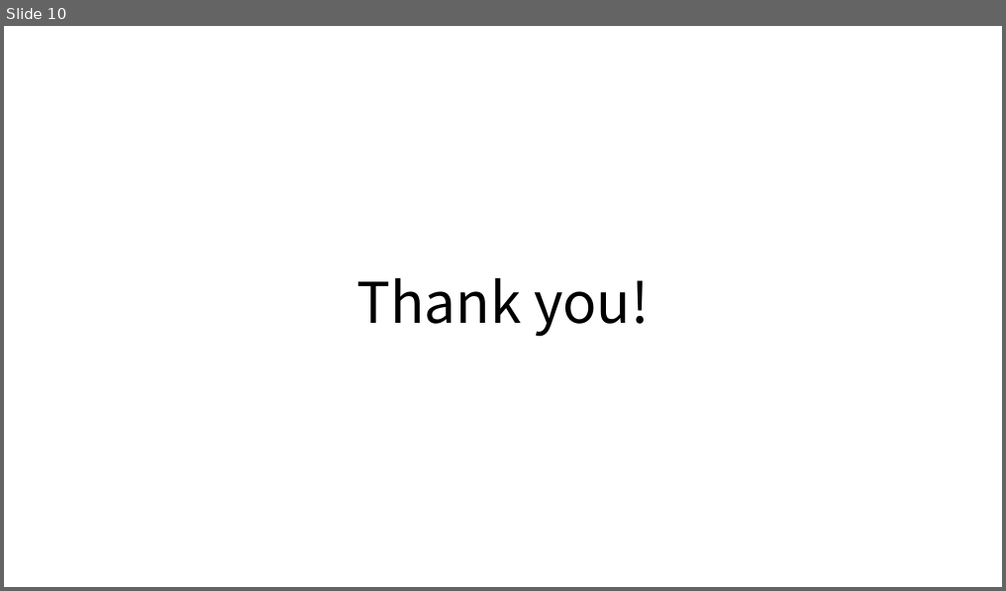
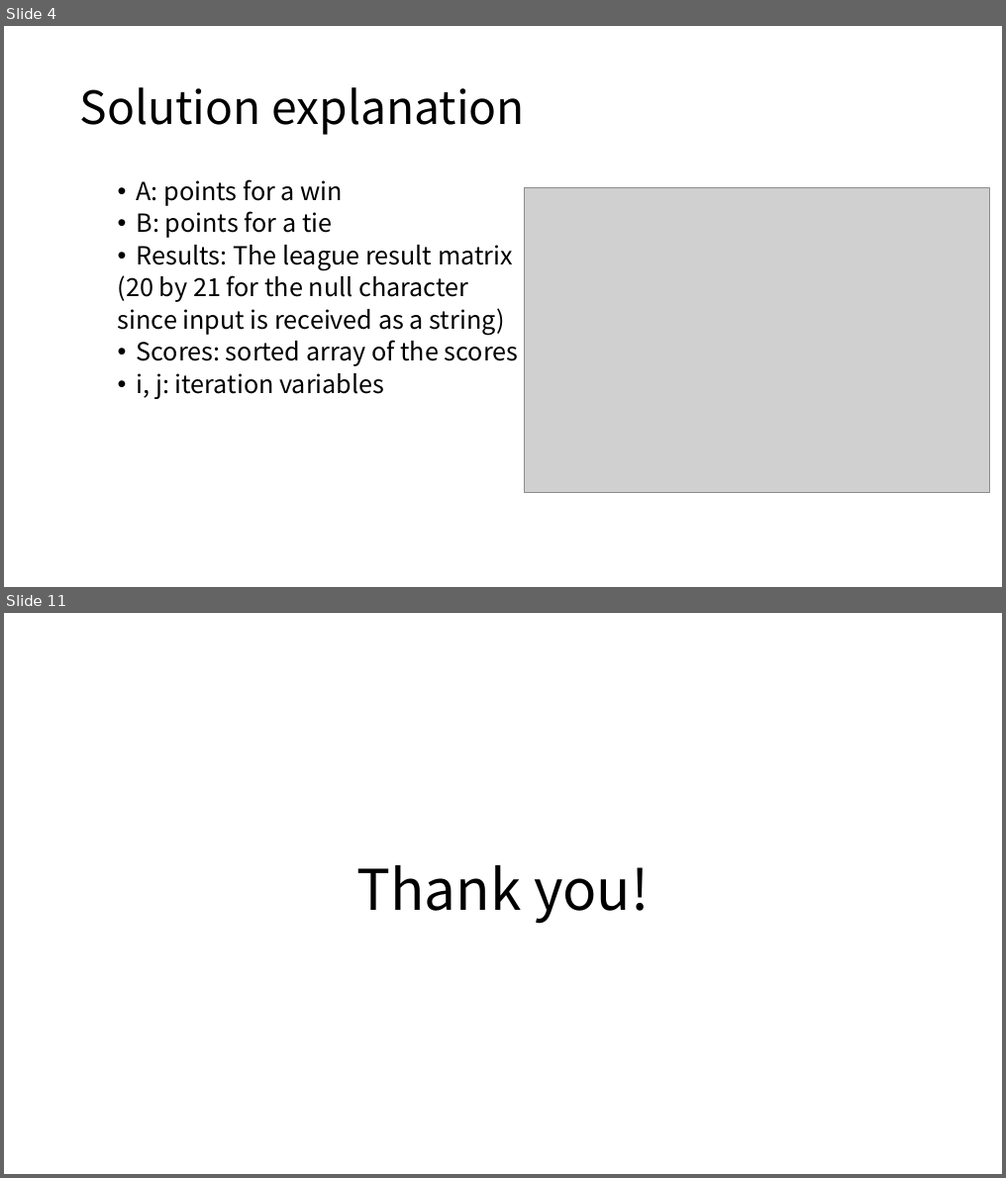
Before and after one commit to gdlee412/Problem-Solving-Techniques, a slide deck: 자료/Report template/Report for exercise or homework.pptx. Shown one above the other, each under a label of ours: slide 10 before the commit, slides 4 and 11 after it; the slides between them are not shown. The pictures are 1006x591 and 1006x1178 pixels, drawn with LibreOffice and Linux fonts; fonts in the diff are those of the drawing; grey boxes stand for pictures. Boxes give left, top, right and bottom in pixels: in the first picture for what was removed or moved away, otherwise in the second. Text is boxed around its words. In the diff, an @@ line names an element or a change of style, - is before the commit and + after.

```diff
--- a/자료/Report template/Report for exercise or homework.pptx
+++ b/자료/Report template/Report for exercise or homework.pptx
@@ slide 4 added at [4,26,1002,587], background #FFFFFF @@
@@ title added at [80,87,525,135], 44 pt, text #000000 @@
+Solution explanation
@@ text added at [118,179,519,399], 24 pt, text #000000 @@
+  • A: points for a win
+  • B: points for a tie
+  • Results: The league result matrix
+  (20 by 21 for the null character
+  since input is received as a string)
+  • Scores: sorted array of the scores
+  • i, j: iteration variables
@@ picture added at [525,187,990,492] @@
@@ what was slide 10 is now slide 11 @@
```
Also in this commit, not shown: 4 slides changed, 5 other slides added, 5 slides removed, 1 other file.
